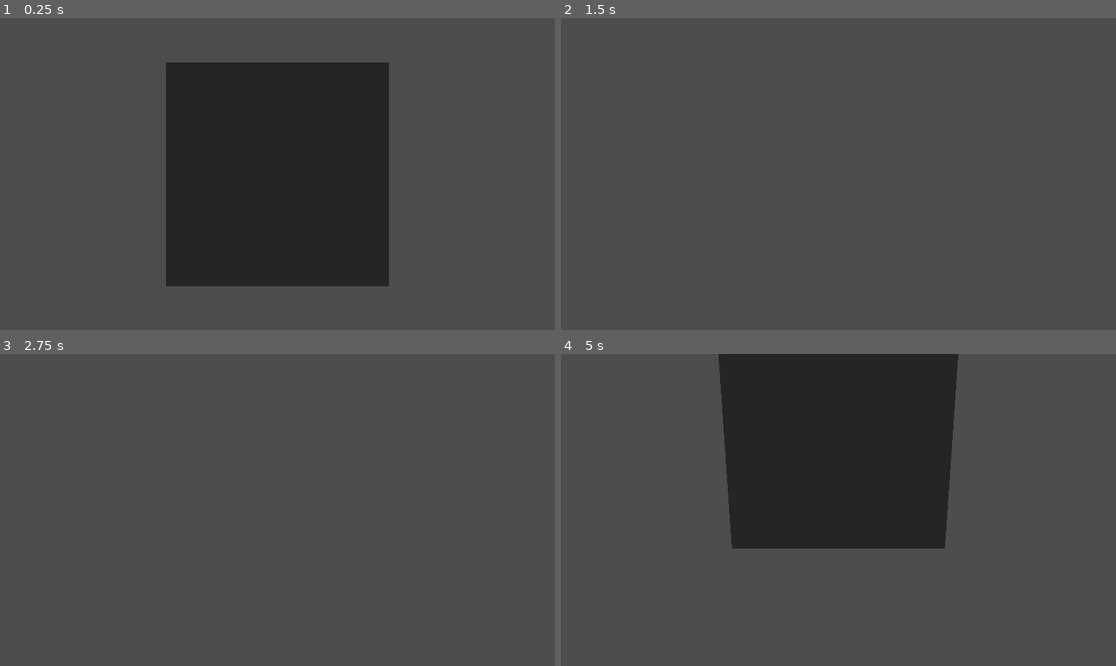
Above: before the commit, frames 1-4 (two rows, left to right).
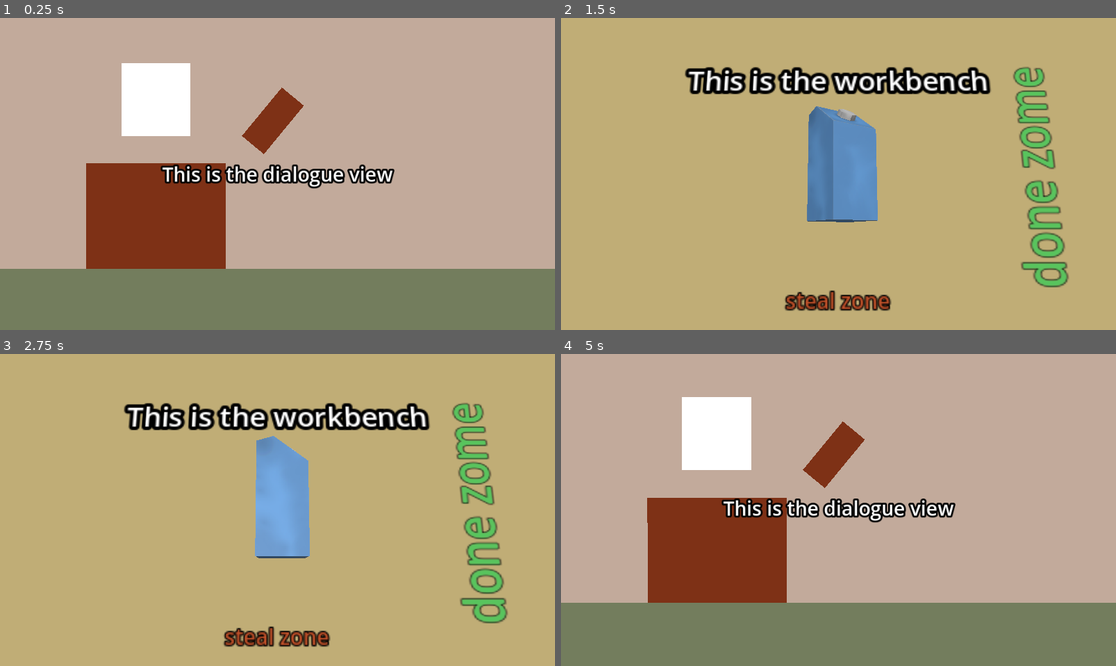
Above: after the commit, the same moments.

Repository: tudormacovei/winter_game
Game: Godot game, scene res://main_game_view/workspace.tscn
The game is run twice, just before and just after one commit, with the same random seed, the same clock (stepped at 60 frames per second) and the same inputs. This scene is started directly instead of the project's main scene.
Inputs:
- Up to frame 1 (0.25 s): no input
- Up to frame 2 (1.5 s): tap Enter at 0.5 s; hold D (object_rotate_right) 0.53-1.28 s; hold Q (toggle_view) 0.53-1.28 s; hold A (object_rotate_left) from 1.28 s (still down); tap S (object_rotate_bottom) at 1.35 s
- Up to frame 3 (2.75 s): tap Q (toggle_view) at 1.55, 2.3 s; release A (object_rotate_left) at 2.03 s; hold D (object_rotate_right) from 2.03 s (still down); hold W (object_rotate_top) from 2.03 s (still down)
- Up to frame 4 (5 s): release W (object_rotate_top) at 2.78 s; tap Q (toggle_view) at 2.85, 4.55 s; release D (object_rotate_right) at 3.53 s; hold Q (toggle_view) 3.53-4.28 s; hold A (object_rotate_left) from 3.53 s (still down); tap S (object_rotate_bottom) at 4.35 s

The runs differ from the first frame. In frame 1, 100% of the frame differs, in the area x 0-100%, y 0-100%; in frame 2, 100%; in frame 3, 100%; in frame 4, 100%.

Commit message:
Add scene block-out and smoothing to camera motion

Diff:
--- /dev/null
+++ b/main_game_view/materials/dark_red.tres
@@ -0,0 +1,5 @@
+[gd_resource type="StandardMaterial3D" format=3 uid="uid://b5qkcsma2jofn"]
+
+[resource]
+shading_mode = 0
+albedo_color = Color(0.49411765, 0.19607843, 0.09803922, 1)
--- /dev/null
+++ b/main_game_view/materials/grey.tres
@@ -0,0 +1,5 @@
+[gd_resource type="StandardMaterial3D" format=3 uid="uid://ckao64resnyu5"]
+
+[resource]
+shading_mode = 0
+albedo_color = Color(0.7607843, 0.6666667, 0.60784316, 1)
--- /dev/null
+++ b/main_game_view/materials/olive_green.tres
@@ -0,0 +1,5 @@
+[gd_resource type="StandardMaterial3D" format=3 uid="uid://bgnv3408a5txv"]
+
+[resource]
+shading_mode = 0
+albedo_color = Color(0.4509804, 0.49019608, 0.3647059, 1)
--- /dev/null
+++ b/main_game_view/materials/pastel_brown.tres
@@ -0,0 +1,5 @@
+[gd_resource type="StandardMaterial3D" format=3 uid="uid://cwvi6bhx58w5u"]
+
+[resource]
+shading_mode = 0
+albedo_color = Color(0.5294118, 0.4392157, 0.3647059, 1)
--- /dev/null
+++ b/main_game_view/materials/pastel_yellow.tres
@@ -0,0 +1,5 @@
+[gd_resource type="StandardMaterial3D" format=3 uid="uid://de6i82a3il87d"]
+
+[resource]
+shading_mode = 0
+albedo_color = Color(0.7529412, 0.6784314, 0.4627451, 1)
--- /dev/null
+++ b/main_game_view/materials/white.tres
@@ -0,0 +1,4 @@
+[gd_resource type="StandardMaterial3D" format=3 uid="uid://3504gcpvku0f"]
+
+[resource]
+shading_mode = 0
--- a/main_game_view/scripts/camera_control.gd
+++ b/main_game_view/scripts/camera_control.gd
@@ -1,8 +1,8 @@
 extends Camera3D
 
 var DIALOGUE_ROTATION = 0.0
-var WORK_AREA_ROTATION = -90.0
-var ANIMATION_TIME = 0.5
+var WORK_AREA_ROTATION = -80.0
+var ANIMATION_TIME = 0.4
 
 enum CameraState {
 	Stationary,
@@ -27,8 +27,13 @@
 	handle_rotation(delta)
 
 func _input(event: InputEvent) -> void:
-	if event.is_action_pressed("toggle_view") and camera_state == CameraState.Stationary :
+	if event.is_action_pressed("toggle_view"):
 		toggle_view()
+
+# smoothes out a value between 0 and 1
+# function is symmetrical with respect to (0.5, 0.5)
+func symmetrical_smooth(x: float):
+	return (sin(x*PI - PI / 2) + 1) / 2.0
 
 func handle_rotation(delta: float):
 	if camera_state == CameraState.Stationary:
@@ -38,8 +43,8 @@
 	rotation_tracker += animation_increment
 	var begin_rotation = DIALOGUE_ROTATION if camera_focus == CameraFocus.WorkArea else WORK_AREA_ROTATION
 	var end_rotation = WORK_AREA_ROTATION if camera_focus == CameraFocus.WorkArea else DIALOGUE_ROTATION
-	var rotation = lerpf(begin_rotation, end_rotation, rotation_tracker)
-	$".".rotation_degrees.x = rotation
+	var new_rotation = lerpf(begin_rotation, end_rotation, symmetrical_smooth(rotation_tracker))
+	$".".rotation_degrees.x = new_rotation
 
 	if rotation_tracker >= 1.0:
 		camera_state = CameraState.Stationary
@@ -47,6 +52,11 @@
 
 # sets variables to toggle the camera view between dialogue view to the work area view
 func toggle_view():
+	# If we are rotation then we are interrupting a rotation with a toggle
+	# To go the other direction we need the complement - if we have a little left to the original destination,
+	# then we have a long way back
+	if camera_state == CameraState.Rotating:
+		rotation_tracker = 1.0 - rotation_tracker
 	camera_state = CameraState.Rotating
 
 	if camera_focus == CameraFocus.DialogueArea:
--- a/main_game_view/workspace.tscn
+++ b/main_game_view/workspace.tscn
@@ -1,6 +1,12 @@
-[gd_scene load_steps=5 format=3 uid="uid://qq7fn5km1o4b"]
+[gd_scene load_steps=12 format=3 uid="uid://qq7fn5km1o4b"]
 
+[ext_resource type="Material" uid="uid://3504gcpvku0f" path="res://main_game_view/materials/white.tres" id="1_dkgyy"]
 [ext_resource type="Script" uid="uid://d4gvs2ht2gxk6" path="res://main_game_view/scripts/camera_control.gd" id="1_jt3v7"]
+[ext_resource type="Material" uid="uid://ckao64resnyu5" path="res://main_game_view/materials/grey.tres" id="1_q336l"]
+[ext_resource type="Material" uid="uid://bgnv3408a5txv" path="res://main_game_view/materials/olive_green.tres" id="2_7cfoo"]
+[ext_resource type="Material" uid="uid://de6i82a3il87d" path="res://main_game_view/materials/pastel_yellow.tres" id="3_i0vej"]
+[ext_resource type="Material" uid="uid://b5qkcsma2jofn" path="res://main_game_view/materials/dark_red.tres" id="3_kvbp6"]
+[ext_resource type="PackedScene" uid="uid://bc01kpxj88dy8" path="res://object_manipulation/object_rotator.tscn" id="4_xo82b"]
 
 [sub_resource type="PlaneMesh" id="PlaneMesh_8pwe6"]
 
@@ -9,16 +15,89 @@
 
 [sub_resource type="CameraAttributesPhysical" id="CameraAttributesPhysical_jt3v7"]
 
+[sub_resource type="Compositor" id="Compositor_kvbp6"]
+
 [node name="workspace" type="Node3D"]
 
-[node name="MeshInstance3D" type="MeshInstance3D" parent="."]
-transform = Transform3D(1, 0, 0, 0, -4.371139e-08, -1, 0, 1, -4.371139e-08, -0.0010784268, -0.0041418076, -2.995707)
+[node name="DialogueView" type="MeshInstance3D" parent="."]
+transform = Transform3D(4, 0, 0, 0, -1.7484555e-07, -4, 0, 4, -1.7484555e-07, -0.0010784268, -0.0041418076, -4.431217)
+material_override = ExtResource("1_q336l")
+cast_shadow = 0
+mesh = SubResource("PlaneMesh_8pwe6")
+
+[node name="Dialogue_Background2" type="MeshInstance3D" parent="DialogueView"]
+transform = Transform3D(1.0407827, 0, 0, 0, 1, 1.7763568e-15, 0, 0, 0.41652045, 0, 0.22104311, 0.66763985)
+material_override = ExtResource("2_7cfoo")
+cast_shadow = 0
+mesh = SubResource("PlaneMesh_8pwe6")
+skeleton = NodePath("../..")
+
+[node name="Dialogue_Background3" type="MeshInstance3D" parent="DialogueView"]
+transform = Transform3D(0.20114696, 0, 0, 0, 1, 1.7763568e-15, 0, 0, 0.29835084, -0.3513974, 0.14023495, 0.2671403)
+material_override = ExtResource("3_kvbp6")
+cast_shadow = 0
+mesh = SubResource("PlaneMesh_8pwe6")
+skeleton = NodePath("../..")
+
+[node name="Dialogue_Background4" type="MeshInstance3D" parent="DialogueView"]
+transform = Transform3D(0.100301534, 0, 0, 0, 0.72968733, 4.440892e-16, 0, 0, 0.10553913, -0.3513974, 0.14023495, -0.21596727)
+material_override = ExtResource("1_dkgyy")
+cast_shadow = 0
+mesh = SubResource("PlaneMesh_8pwe6")
+skeleton = NodePath("../..")
+
+[node name="Dialogue_Background5" type="MeshInstance3D" parent="DialogueView"]
+transform = Transform3D(0.031213261, -2.7812703e-08, -0.056637354, 1.1253045e-09, 0.99999994, -8.892298e-10, 0.025743961, -9.989872e-09, 0.06866997, -0.012871787, 0.1600815, -0.15168951)
+material_override = ExtResource("3_kvbp6")
+cast_shadow = 0
 mesh = SubResource("PlaneMesh_8pwe6")
 
 [node name="Camera3D" type="Camera3D" parent="."]
+transform = Transform3D(1, 0, 0, 0, 1, 1.7484555e-07, 0, -1.7484555e-07, 1, 0, 0, 0)
 fov = 50.0
 script = ExtResource("1_jt3v7")
 
 [node name="WorldEnvironment" type="WorldEnvironment" parent="."]
 environment = SubResource("Environment_8pwe6")
 camera_attributes = SubResource("CameraAttributesPhysical_jt3v7")
+compositor = SubResource("Compositor_kvbp6")
+
+[node name="Label3D" type="Label3D" parent="."]
+transform = Transform3D(1, 0, 0, 0, 1, 0, 0, 0, 1, 0, 0, -2.7284288)
+text = "This is the dialogue view"
+
+[node name="WorkbenchView" type="MeshInstance3D" parent="."]
+transform = Transform3D(1.3208376, 0, 0, 0, 4, 0, 0, 0, 0.9477355, -0.0010784268, -1.3744134, -0.21590245)
+material_override = ExtResource("3_i0vej")
+cast_shadow = 0
+mesh = SubResource("PlaneMesh_8pwe6")
+
+[node name="Label3D2" type="Label3D" parent="WorkbenchView"]
+transform = Transform3D(0.75709534, 0, 0, 0, -1.0927847e-08, 0.25, 0, -1.0551466, -4.612191e-08, 0.00081647193, 0.015469283, -0.44617897)
+text = "This is the workbench"
+font_size = 24
+
+[node name="ObjectRotator" parent="WorkbenchView" instance=ExtResource("4_xo82b")]
+transform = Transform3D(0.75709534, 0, 0, 0, -1.0927847e-08, 0.25, 0, -1.0551466, -4.612192e-08, 0.0039198594, 0.061763763, -0.048258588)
+
+[node name="Label3D3" type="Label3D" parent="WorkbenchView"]
+transform = Transform3D(0.75709534, 0, 0, 0, -1.0927847e-08, 0.24999999, 0, -1.0551466, -4.6121908e-08, 0.00081647193, 0.015469283, 0.47866374)
+modulate = Color(0.749467, 0.31661773, 0.16700774, 1)
+text = "steal zone"
+font_size = 16
+outline_size = 4
+
+[node name="Label3D4" type="Label3D" parent="WorkbenchView"]
+transform = Transform3D(-5.2117983e-08, -1.0551465, -4.612191e-08, 0, -1.0927846e-08, 0.24999999, -1.1923205, 4.6121908e-08, 5.9867315e-15, 0.5899992, 0.015469283, -0.03779961)
+modulate = Color(0.34509805, 0.76862746, 0.3647059, 1)
+text = "done zome"
+font_size = 30
+outline_size = 2
+
+[node name="DirectionalLight3D" type="DirectionalLight3D" parent="."]
+transform = Transform3D(0.96592593, 1.13133405e-08, -0.2588191, 0.2578759, 0.085295156, 0.9624058, 0.022076022, -0.9963557, 0.08238878, -3.8702822, 0, 0)
+light_energy = 0.5
+
+[node name="DirectionalLight3D2" type="DirectionalLight3D" parent="."]
+transform = Transform3D(0.42365292, -0.7597821, 0.49320307, -0.75856656, -2.848215e-08, 0.6515956, -0.49507076, -0.6501777, -0.5763455, -3.8702822, 0, 0)
+light_energy = 0.3
